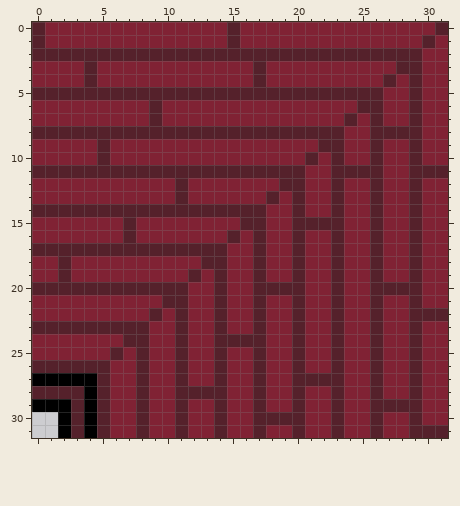
Pixel-art sprite: Assets/Sprites/Environment/OwenSprites/cornerinterior.png. That is the earlier state.
The file is 32x32 pixels.
And afterwards:
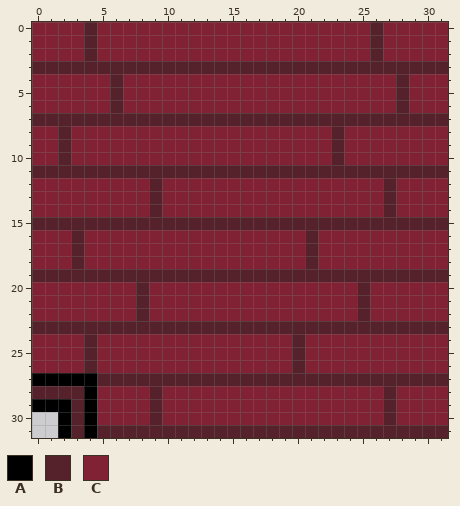
Palette (. is transparent): A #000000  B #55212b  C #802234
From old to new:
y 0: x 0 B -> C; x 4 C -> B; x 15 B -> C; x 26 C -> B; x 31 B -> C
y 1: x 0 B -> C; x 4 C -> B; x 15 B -> C; x 26 C -> B; x 30 B -> C
y 2: x 0..3 BBBB -> CCCC; x 5..25 BBBBBBBBBBBBBBBBBBBBB -> CCCCCCCCCCCCCCCCCCCCC; x 27..29 BBB -> CCC
y 3: x 0..3 CCCC -> BBBB; x 5..16 CCCCCCCCCCCC -> BBBBBBBBBBBB; x 18..27 CCCCCCCCCC -> BBBBBBBBBB; x 30..31 CC -> BB
y 4: x 4 B -> C; x 6 C -> B; x 17 B -> C; x 27..29 BCB -> CBC
y 5: x 0..5 BBBBBB -> CCCCCC; x 7..26 BBBBBBBBBBBBBBBBBBBB -> CCCCCCCCCCCCCCCCCCCC; x 28..29 CB -> BC
y 6: x 6 C -> B; x 9 B -> C; x 25..26 BB -> CC; x 28..29 CB -> BC
y 7: x 0..8 CCCCCCCCC -> BBBBBBBBB; x 10..23 CCCCCCCCCCCCCC -> BBBBBBBBBBBBBB; x 25 C -> B; x 27..28 CC -> BB; x 30..31 CC -> BB
y 8: x 0..1 BB -> CC; x 3..22 BBBBBBBBBBBBBBBBBBBB -> CCCCCCCCCCCCCCCCCCCC; x 26..29 BBBB -> CCCC
y 9: x 2 C -> B; x 5 B -> C; x 22 B -> C; x 26 B -> C; x 29 B -> C
y 10: x 2 C -> B; x 5 B -> C; x 21 B -> C; x 26 B -> C; x 29 B -> C
y 11: x 21..22 CC -> BB; x 27..28 CC -> BB
y 12: x 9 C -> B; x 11 B -> C; x 19..20 BB -> CC; x 23 B -> C; x 26..27 BC -> CB; x 29 B -> C
y 13: x 9 C -> B; x 11 B -> C; x 18 B -> C; x 20 B -> C; x 23 B -> C; x 26..27 BC -> CB; x 29 B -> C
y 14: x 0..8 BBBBBBBBB -> CCCCCCCCC; x 10..17 BBBBBBBB -> CCCCCCCC; x 20 B -> C; x 23 B -> C; x 26..27 BC -> CB; x 29 B -> C
y 15: x 0..6 CCCCCCC -> BBBBBBB; x 8..15 CCCCCCCC -> BBBBBBBB; x 18..19 CC -> BB; x 24..25 CC -> BB; x 27..28 CC -> BB; x 30..31 CC -> BB
y 16: x 3 C -> B; x 7 B -> C; x 15 B -> C; x 17 B -> C; x 20..21 BC -> CB; x 23 B -> C; x 26 B -> C; x 29 B -> C
y 17: x 0..2 BBB -> CCC; x 4..14 BBBBBBBBBBB -> CCCCCCCCCCC; x 17 B -> C; x 20..21 BC -> CB; x 23 B -> C; x 26 B -> C; x 29 B -> C
y 18: x 2..3 BC -> CB; x 13..14 BB -> CC; x 17 B -> C; x 20..21 BC -> CB; x 23 B -> C; x 26 B -> C; x 29 B -> C
y 19: x 0..1 CC -> BB; x 3..11 CCCCCCCCC -> BBBBBBBBB; x 13 C -> B; x 15..16 CC -> BB; x 18..19 CC -> BB; x 21..22 CC -> BB; x 24..25 CC -> BB; x 27..28 CC -> BB; x 30..31 CC -> BB
y 20: x 0..7 BBBBBBBB -> CCCCCCCC; x 9..11 BBB -> CCC; x 14 B -> C; x 17..20 BBBB -> CCCC; x 23 B -> C; x 25..29 CBBBB -> BCCCC
y 21: x 8 C -> B; x 10..11 BB -> CC; x 14 B -> C; x 17 B -> C; x 20 B -> C; x 23 B -> C; x 25..26 CB -> BC; x 29 B -> C
y 22: x 8..9 CB -> BC; x 11 B -> C; x 14 B -> C; x 17 B -> C; x 20 B -> C; x 23 B -> C; x 25..26 CB -> BC; x 29..31 BBB -> CCC
y 23: x 9..10 CC -> BB; x 12..13 CC -> BB; x 15..16 CC -> BB; x 18..19 CC -> BB; x 21..22 CC -> BB; x 24..25 CC -> BB; x 27..28 CC -> BB; x 30..31 CC -> BB
y 24: x 4 C -> B; x 7..8 BB -> CC; x 11 B -> C; x 14..17 BBBB -> CCCC; x 23 B -> C; x 26 B -> C; x 29 B -> C
y 25: x 4 C -> B; x 6 B -> C; x 8 B -> C; x 11 B -> C; x 14 B -> C; x 17 B -> C; x 23 B -> C; x 26 B -> C; x 29 B -> C
y 26: x 0..3 BBBB -> CCCC; x 5 B -> C; x 8 B -> C; x 11 B -> C; x 14 B -> C; x 17 B -> C; x 23 B -> C; x 26 B -> C; x 29 B -> C
y 27: x 6..7 CC -> BB; x 9..10 CC -> BB; x 12..13 CC -> BB; x 15..16 CC -> BB; x 18..19 CC -> BB; x 24..25 CC -> BB; x 27..28 CC -> BB; x 30..31 CC -> BB
y 28: x 5 B -> C; x 8..9 BC -> CB; x 11..14 BBBB -> CCCC; x 17 B -> C; x 20 B -> C; x 23 B -> C; x 26..27 BC -> CB; x 29 B -> C
y 29: x 5 B -> C; x 8..9 BC -> CB; x 11 B -> C; x 14 B -> C; x 17 B -> C; x 20 B -> C; x 23 B -> C; x 26 B -> C; x 28..29 BB -> CC
y 30: x 5 B -> C; x 8..9 BC -> CB; x 11 B -> C; x 14 B -> C; x 17..20 BBBB -> CCCC; x 23 B -> C; x 26..27 BC -> CB; x 29 B -> C
y 31: x 6..7 CC -> BB; x 9..10 CC -> BB; x 12..13 CC -> BB; x 15..16 CC -> BB; x 18..19 CC -> BB; x 21..22 CC -> BB; x 24..25 CC -> BB; x 27..28 CC -> BB
Changed places in both pictures, as pixel boxes (x1, y1, x2, y2):
changed: (32, 22, 448, 438)
